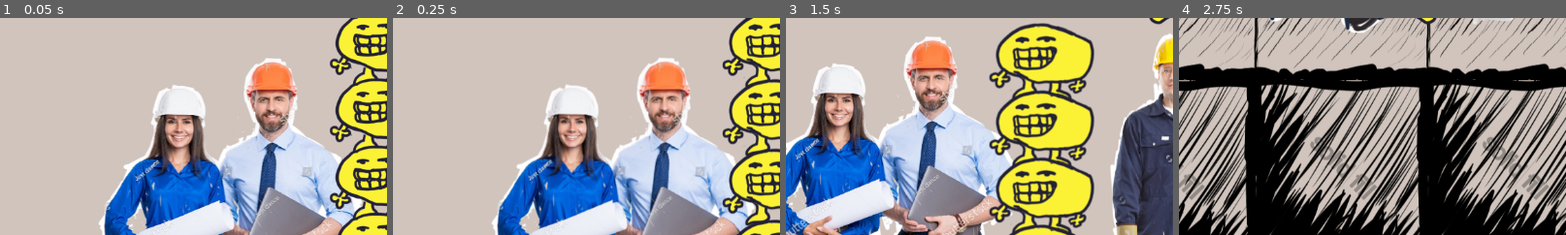
Above: before the commit, frames 1-4 (left to right).
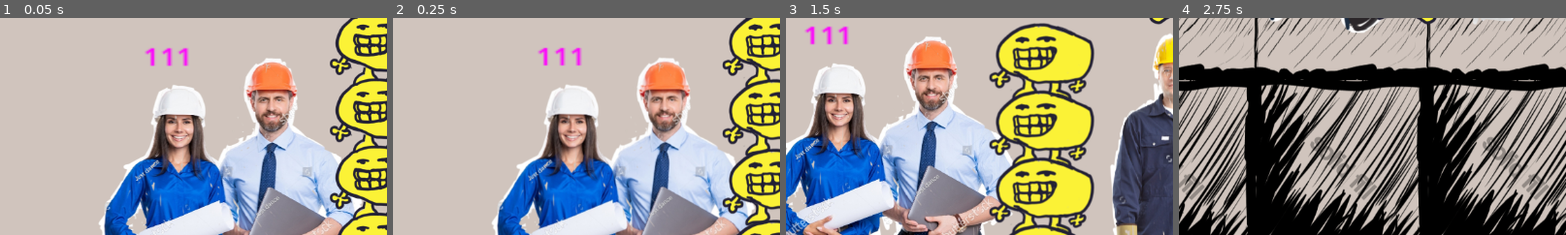
Above: after the commit, the same moments.

Repository: JCoMcL/gourt-game
Game: Godot game, scene res://level sketch.tscn
Two runs of this game, one before a commit and one after it. Both use one fixed random seed, a clock stepped at 60 frames per second and the inputs below.
Inputs (mouse positions are % of the whole screen's width and height, from its top left):
- Up to frame 1 (0.05 s): no input
- Up to frame 2 (0.25 s): no input
- Up to frame 3 (1.5 s): move the mouse to (72, 45) at 0.52 s; hold Right (go right) 0.53-1.25 s; hold Space (break stack) 0.53-1.25 s; click (72, 45) at 0.67 s; drag from (30, 55) to (50, 4) at 1.27 s
- Up to frame 4 (2.75 s): move the mouse to (60, 28) at 2.02 s; hold Left (go left) from 2.03 s (still down); hold Space (break stack) from 2.03 s (still down); click (60, 28) at 2.17 s
The pictures show only the part of the screen within x 0-50%, y 12-62%; the shares and areas given below are measured in that part.

The runs differ from the first frame. In frame 1, 0.5% of the frame differs, in the area x 37-49%, y 13-23%; in frame 2, 0.4%; in frame 3, 0.5%, in the area x 4-17%, y 3-13%; in frame 4, nothing differs.

Commit message:
First implementation of Dialogue manager and dialogue scrolling

Diff:
--- /dev/null
+++ b/Character.gd
@@ -0,0 +1,9 @@
+extends Node
+class_name Character
+
+@export var character_name: String = "Unnamed"
+@export var has_spoken: bool = false
+
+func speak(dialogue_text: String) -> void:
+	print("%s says: %s" % [character_name, dialogue_text])
+	has_spoken = true
--- /dev/null
+++ b/dialogue_entry.gd
@@ -0,0 +1,5 @@
+extends Resource
+class_name CharacterDialogueData
+
+@export var character_path: NodePath
+@export var dialogue_id: String
--- /dev/null
+++ b/dialogue_manager.gd
@@ -0,0 +1,26 @@
+extends Node2D
+
+@export var dialogue_entries: Array[CharacterDialogueData] = []
+@export var dialogue_area: Area2D
+@export var dialogue_ui: DialogueUI
+
+var dialogue_counter = 0
+
+func _ready():
+	print(dialogue_entries[dialogue_counter].dialogue_id)
+	print(dialogue_entries[dialogue_counter].character_path)
+	if dialogue_area:
+		dialogue_area.input_event.connect(_on_input_event)
+
+func _on_input_event(viewport, event, shape_idx):
+	if event is InputEventMouseButton and event.pressed:
+		print("Area clicked!")
+		show_dialogue()
+
+func show_dialogue():
+	var character: Node = get_node(dialogue_entries[dialogue_counter].character_path)
+	if character:
+		var global_position = character.get_global_position()
+		dialogue_ui.show_text_at(global_position + Vector2(0, -50), dialogue_entries[dialogue_counter].dialogue_id)
+		if dialogue_counter < dialogue_entries.size():
+			dialogue_counter+=1
--- /dev/null
+++ b/dialogue_ui.gd
@@ -0,0 +1,14 @@
+extends CanvasLayer
+class_name DialogueUI
+
+@onready var label_node = $Label
+
+func show_text_at(world_position: Vector2, text: String):
+	print(text)
+	var screen_pos = get_viewport().get_camera_2d().get_screen_transform() * (world_position + Vector2(-1600, +50)) #Magic numbers to demagic
+	label_node.text = text
+	label_node.global_position = screen_pos
+	label_node.visible = true
+
+func hide_text():
+	label_node.visible = false
--- a/level sketch.tscn
+++ b/level sketch.tscn
@@ -1,8 +1,11 @@
-[gd_scene load_steps=20 format=4 uid="uid://bxuh0j6d1hxai"]
-
+[gd_scene load_steps=26 format=4 uid="uid://bxuh0j6d1hxai"]
+
+[ext_resource type="Script" uid="uid://bciwar653ddg4" path="res://dialogue_manager.gd" id="1_gb1tc"]
 [ext_resource type="Script" uid="uid://cdsy208jbfkdj" path="res://player.gd" id="1_jr0nx"]
 [ext_resource type="Texture2D" uid="uid://clphjaysvxh82" path="res://level/temp/tiles.png" id="1_qtl3e"]
+[ext_resource type="Script" uid="uid://ds8q4ho704e6" path="res://dialogue_entry.gd" id="2_dfgo1"]
 [ext_resource type="Texture2D" uid="uid://o17u11s8w1d2" path="res://level/temp/janitor.png" id="3_7kuoi"]
+[ext_resource type="Script" uid="uid://btkkfbh7mog86" path="res://dialogue_ui.gd" id="3_mxo3q"]
 [ext_resource type="Texture2D" uid="uid://4l70h00uyex4" path="res://level/temp/inspectors.png" id="4_bk2vt"]
 [ext_resource type="Texture2D" uid="uid://fnyyvt8lyi50" path="res://level/temp/door.png" id="4_ifabn"]
 [ext_resource type="Texture2D" uid="uid://c83xr6tgul0ok" path="res://level/temp/arrow.png" id="5_bm7xb"]
@@ -14,6 +17,18 @@
 [ext_resource type="Texture2D" uid="uid://c2yk215wr6t2u" path="res://level/temp/table.png" id="10_kqc03"]
 [ext_resource type="PackedScene" uid="uid://cji7qwgt0f3t8" path="res://gourt_stack.tscn" id="12_jw83t"]
 [ext_resource type="PackedScene" uid="uid://bdhee0fbyvgae" path="res://gourt.tscn" id="13_jr0nx"]
+
+[sub_resource type="Resource" id="Resource_dfgo1"]
+script = ExtResource("2_dfgo1")
+character_path = NodePath("../TileMapLayer/Inspectors")
+dialogue_id = "I am sure that's an OSHA violation..."
+metadata/_custom_type_script = "uid://ds8q4ho704e6"
+
+[sub_resource type="Resource" id="Resource_mxo3q"]
+script = ExtResource("2_dfgo1")
+character_path = NodePath("../TileMapLayer/Janitor")
+dialogue_id = "We sure do live in a society..,"
+metadata/_custom_type_script = "uid://ds8q4ho704e6"
 
 [sub_resource type="TileSetAtlasSource" id="TileSetAtlasSource_ssvay"]
 texture = ExtResource("1_qtl3e")
@@ -41,6 +56,9 @@
 physics_layer_1/collision_layer = 4
 sources/0 = SubResource("TileSetAtlasSource_ssvay")
 
+[sub_resource type="RectangleShape2D" id="RectangleShape2D_ug6ph"]
+size = Vector2(1028, 757)
+
 [sub_resource type="PhysicsMaterial" id="PhysicsMaterial_j4txm"]
 friction = 0.06
 bounce = 0.44
@@ -52,12 +70,41 @@
 radius = 26.0
 
 [node name="Node2D" type="Node2D"]
+
+[node name="Dialogue Manager" type="Node2D" parent="." node_paths=PackedStringArray("dialogue_area", "dialogue_ui")]
+script = ExtResource("1_gb1tc")
+dialogue_entries = Array[ExtResource("2_dfgo1")]([SubResource("Resource_dfgo1"), SubResource("Resource_mxo3q")])
+dialogue_area = NodePath("../TileMapLayer/Dialogue Area")
+dialogue_ui = NodePath("../TileMapLayer/Dialogue Area/Dialogue UI")
 
 [node name="TileMapLayer" type="TileMapLayer" parent="."]
 position = Vector2(96, 172)
 tile_map_data = PackedByteArray("AAAGAAAAAAABAAEAAAAHAAAAAAABAAEAAAAIAAAAAAABAAEAAAAGAAEAAAACAAAAAAAGAAIAAAACAAAAAAAHAA …(1920 unchanged characters)…
 tile_set = SubResource("TileSet_mdp56")
 
+[node name="Dialogue Area" type="Area2D" parent="TileMapLayer"]
+position = Vector2(-96, -172)
+
+[node name="CollisionShape2D" type="CollisionShape2D" parent="TileMapLayer/Dialogue Area"]
+position = Vector2(2104, -41.5)
+shape = SubResource("RectangleShape2D_ug6ph")
+
+[node name="Dialogue UI" type="CanvasLayer" parent="TileMapLayer/Dialogue Area"]
+follow_viewport_enabled = true
+script = ExtResource("3_mxo3q")
+
+[node name="Label" type="Label" parent="TileMapLayer/Dialogue Area/Dialogue UI"]
+modulate = Color(1, 0.188235, 1, 1)
+self_modulate = Color(1, 0, 1, 1)
+top_level = true
+visibility_layer = 1023
+offset_left = 1757.0
+offset_top = -284.0
+offset_right = 1797.0
+offset_bottom = -261.0
+scale = Vector2(2.68858, 2.16385)
+text = "111"
+
 [node name="Janitor" type="Sprite2D" parent="TileMapLayer"]
 position = Vector2(2211, -130)
 texture = ExtResource("3_7kuoi")
Not shown, added: Character.gd.uid
Not shown, added: dialogue_entry.gd.uid
Not shown, added: dialogue_manager.gd.uid
Not shown, added: dialogue_ui.gd.uid
